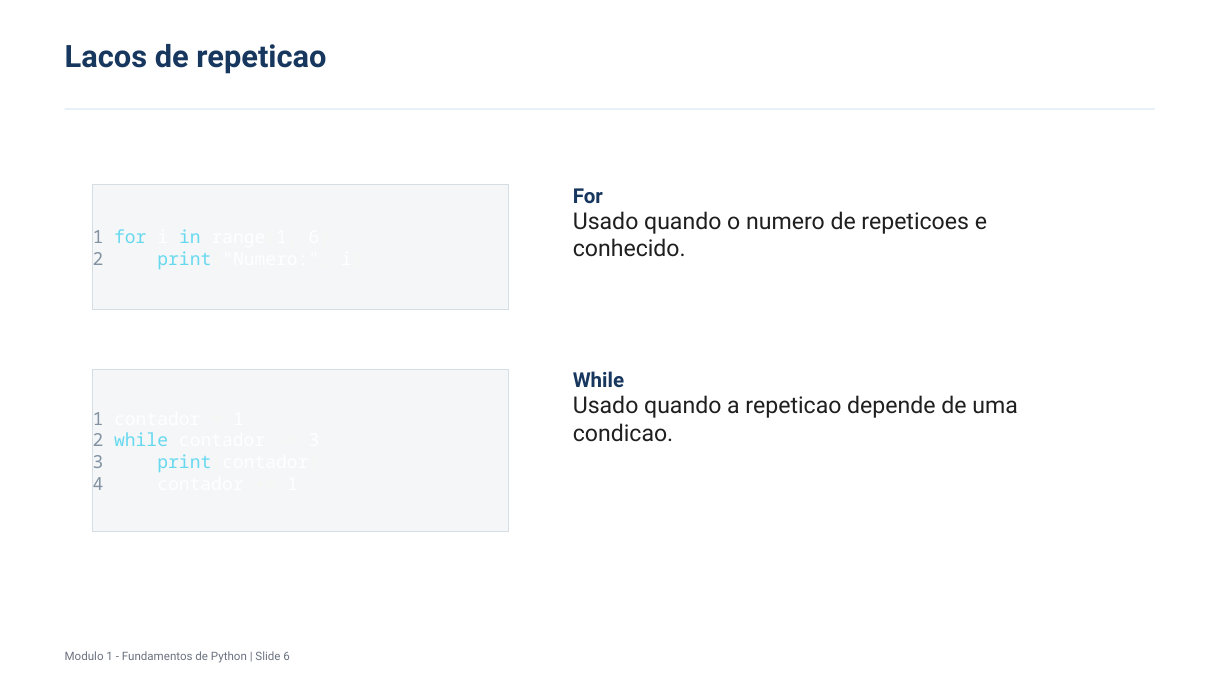
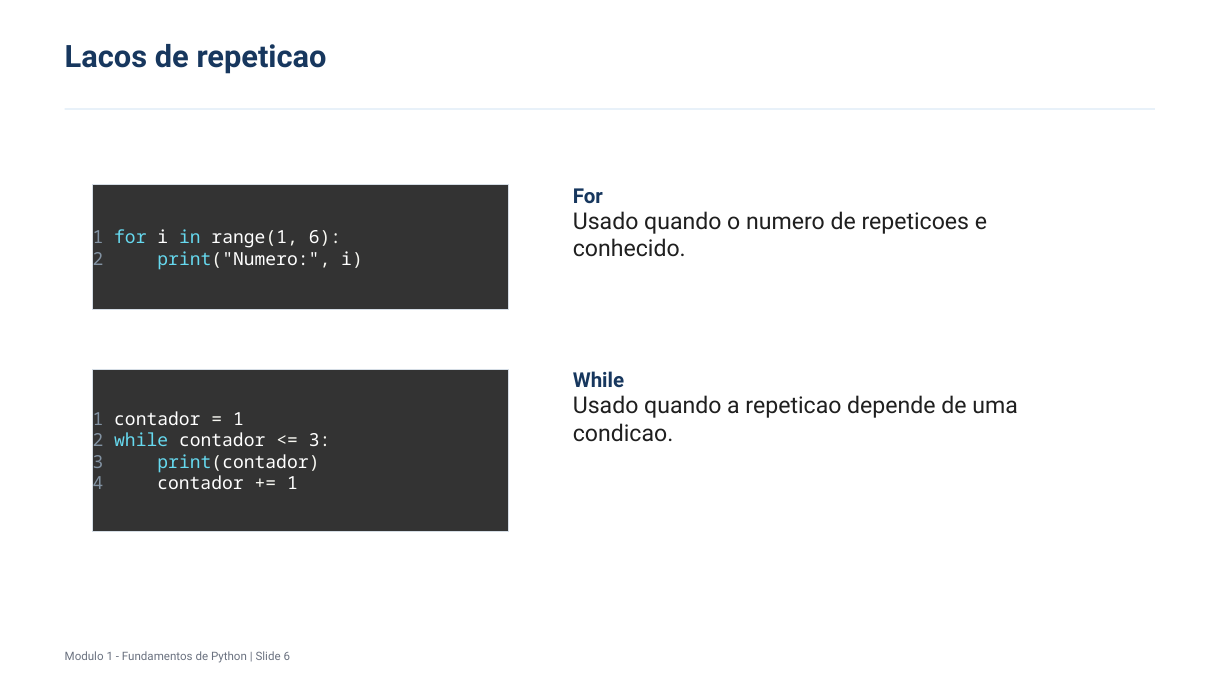
Before and after one commit to leduardopacheco/cursoPythonCDD, a slide deck: slide 6 of slides/modulo-1/fundamentos_python_modulo_1.pptx. Drawn at 1232x693 pixels with LibreOffice and Linux fonts; fonts in the diff are those of the drawing. Boxes give left, top, right and bottom in pixels: in the first picture for what was removed or moved away, otherwise in the second. Text is boxed around its words. In the diff, an @@ line names an element or a change of style, - is before the commit and + after.

```diff
--- a/slides/modulo-1/fundamentos_python_modulo_1.pptx
+++ b/slides/modulo-1/fundamentos_python_modulo_1.pptx
@@ rectangle "1 for i in range(1, ..." at [92, 185, 508, 310]: fill #F4F6F8 to #333333; outline #D5DDE5 0.75 pt to #D5DDE5 0 pt @@
@@ text in rectangle at [93, 229, 363, 270]: text changed @@
-1 for i in range(1, 6):
-2 print("Numero:", i)
+1 for i in range(1, 6):
+2 print("Numero:", i)
@@ rectangle "1 contador = 1" at [92, 370, 508, 531]: fill #F4F6F8 to #333333; outline #D5DDE5 0.75 pt to #D5DDE5 0 pt @@
@@ text in rectangle at [93, 411, 331, 489]: text changed @@
-1 contador = 1
-2 while contador <= 3:
-3 print(contador)
-4 contador += 1
+1 contador = 1
+2 while contador <= 3:
+3 print(contador)
+4 contador += 1
```
Also in this commit, not shown: 6 other slides changed.
